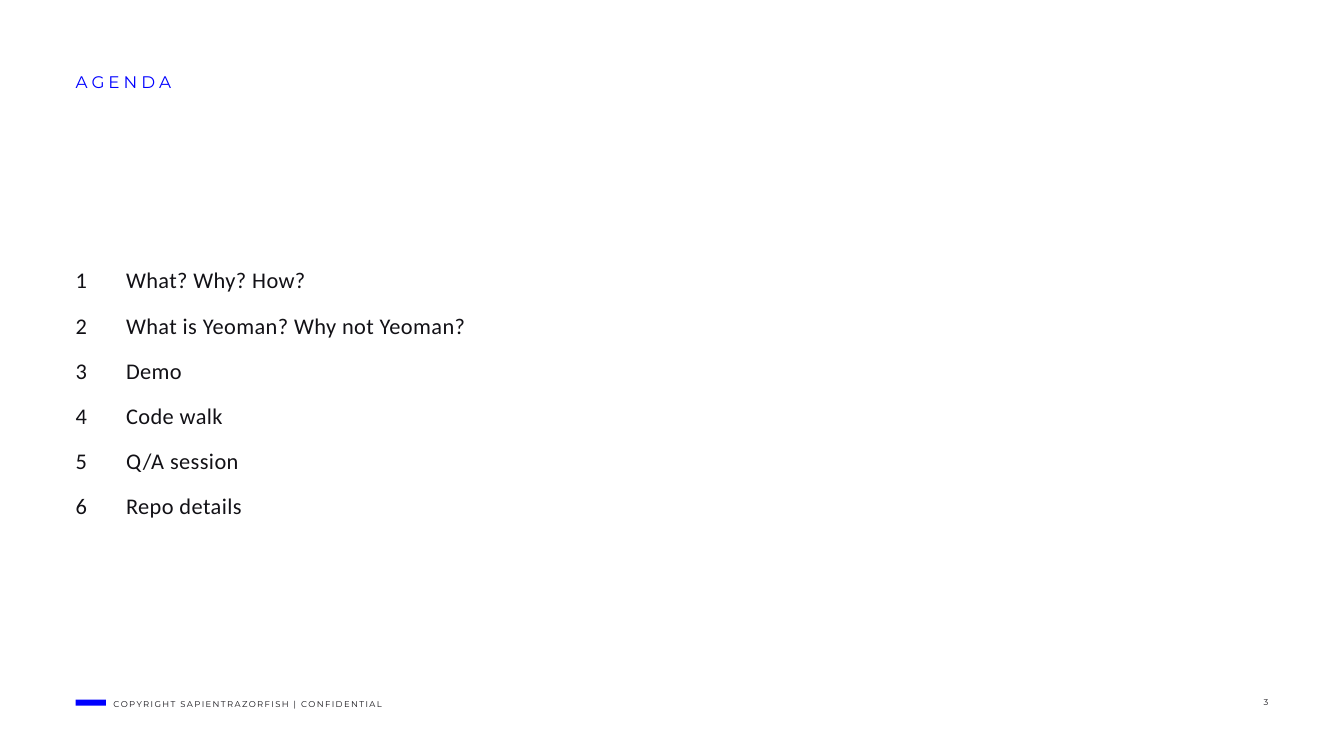
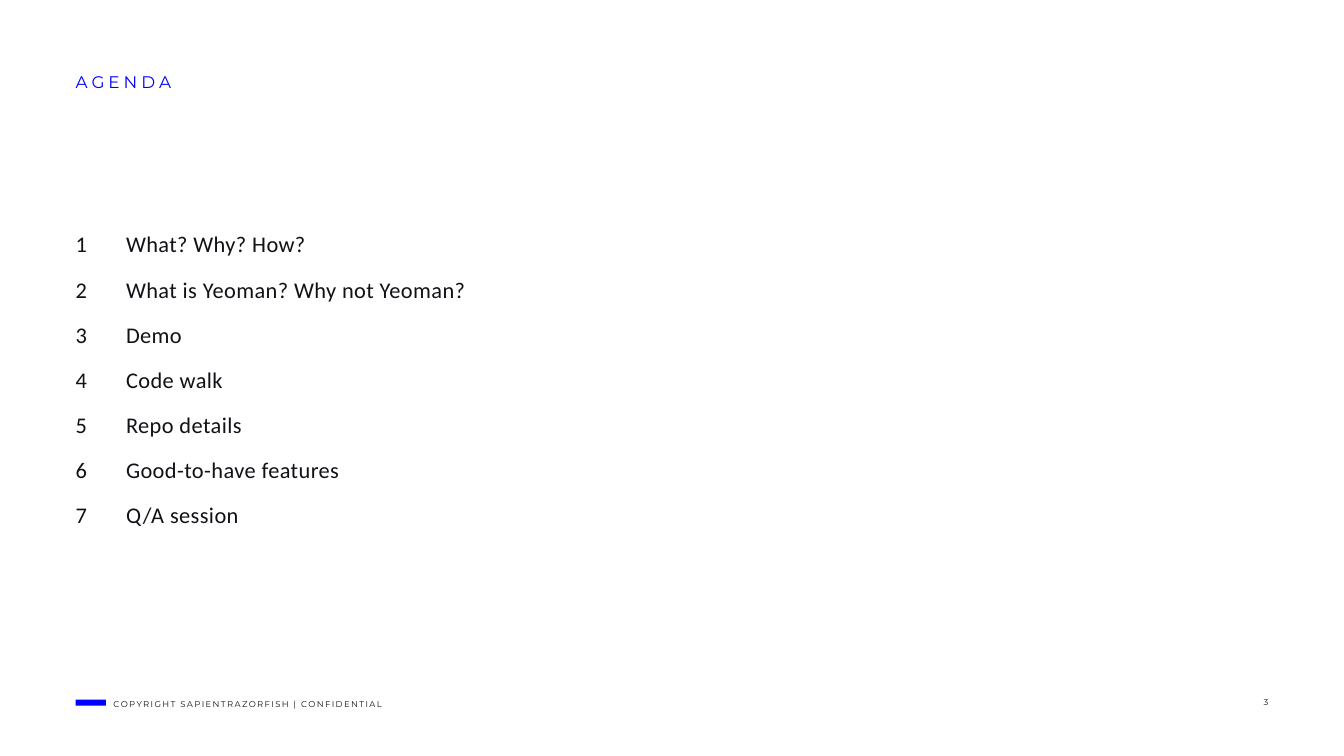
Before and after one commit to dalalayan1/shell-generator, a slide deck: slide 3 of generators.pptx. Drawn at 1344x756 pixels with LibreOffice and Linux fonts; fonts in the diff are those of the drawing. Boxes give left, top, right and bottom in pixels: in the first picture for what was removed or moved away, otherwise in the second. Text is boxed around its words. In the diff, an @@ line names an element or a change of style, - is before the commit and + after.

Commit message:
modified ppt

```diff
--- a/generators.pptx
+++ b/generators.pptx
@@ text at bbox=[126, 417, 339, 478]: paragraphs added @@
+5 Repo details
+6 Good-to-have features
@@ text at bbox=[126, 498, 241, 518]: paragraph removed @@
-6 Repo details
```
Also in this commit, not shown: 4 slides added, 1 slide removed.
